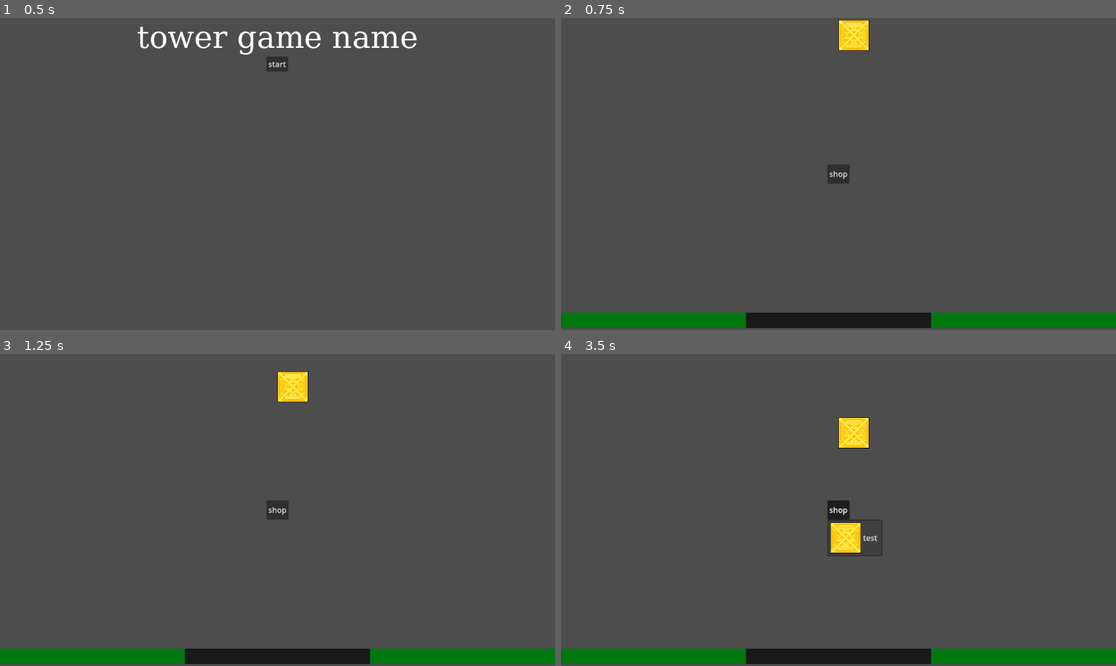
Above: before the commit, frames 1-4 (two rows, left to right).
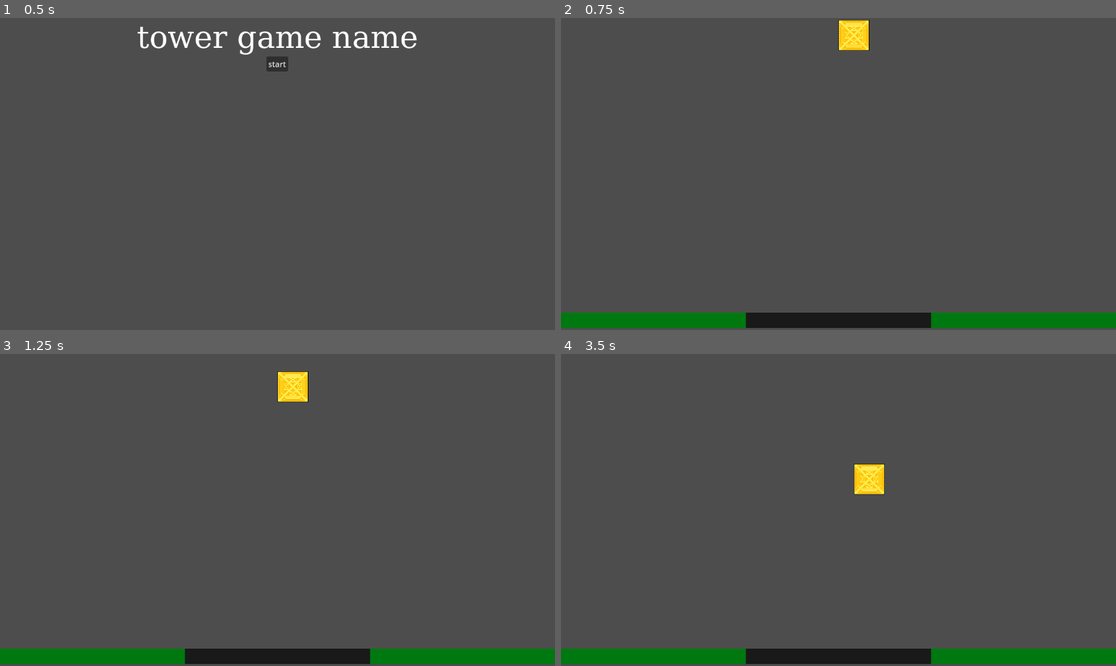
Above: after the commit, the same moments.

Repository: ender-titan1/GWJ-73
Game: Godot game, scene res://scenes/Menu_ui.tscn
The game is run twice, just before and just after one commit, with the same random seed, the same clock (stepped at 60 frames per second) and the same inputs. The engine's default icon, where the game draws it, is replaced by a stand-in: a white triangle on a blue panel in a dark square.
Inputs (mouse positions are in pixels of both pictures, inside the frame that each line leads up to):
- Up to frame 1 (0.5 s): no input
- Up to frame 2 (0.75 s): click "start" at 0.5 s
- Up to frame 3 (1.25 s): no input
- Up to frame 4 (3.5 s): click (838, 510) at 1.25 s, where only the run before the commit has a clickable "shop"; move the mouse to (960, 494) at 2.02 s; hold D (shift_right) 2.03-2.78 s; tap Enter at 2.75 s; move the mouse to (727, 525) at 2.77 s; hold Space (shift_down) from 2.78 s (still down)

Frame 1 is identical in both runs. In frame 2, 0.2% of the frame differs, in the area x 48-52%, y 46-54%; in frame 3, 0.2%; in frame 4, 2.0%, in the area x 48-59%, y 20-65%.

Commit message:
Revert "semi finished game shop"
This reverts commit f334d5c0169519713ba1c7c4f6ff72da589ea765.

Diff:
--- a/scenes/Start.tscn
+++ b/scenes/Start.tscn
@@ -1,10 +1,9 @@
-[gd_scene load_steps=6 format=3 uid="uid://djwihrxn5l817"]
+[gd_scene load_steps=5 format=3 uid="uid://djwihrxn5l817"]
 
 [ext_resource type="Script" path="res://src/start.gd" id="1_23hn0"]
 [ext_resource type="TileSet" uid="uid://f3h1x1j8xhtp" path="res://resources/main_tileset.tres" id="2_24psf"]
 [ext_resource type="PackedScene" uid="uid://dvs6cthqc6h52" path="res://scenes/Block.tscn" id="2_ffa6c"]
 [ext_resource type="Texture2D" uid="uid://cmcrit7gifwi3" path="res://resources/placeholder_square.tres" id="3_oc4t0"]
-[ext_resource type="PackedScene" uid="uid://de7xoedyb5jdo" path="res://scenes/game_shop.tscn" id="5_mp7af"]
 
 [node name="Start" type="Node2D" node_paths=PackedStringArray("grid")]
 script = ExtResource("1_23hn0")
@@ -26,6 +25,4 @@
 [node name="BlockFallTimier" type="Timer" parent="."]
 wait_time = 0.6
 
-[node name="GameShop" parent="." instance=ExtResource("5_mp7af")]
-
 [connection signal="timeout" from="BlockFallTimier" to="." method="on_timer_timeout"]
--- a/scenes/game_shop.tscn
+++ b/scenes/game_shop.tscn
@@ -1,6 +1,4 @@
-[gd_scene load_steps=2 format=3 uid="uid://de7xoedyb5jdo"]
-
-[ext_resource type="Script" path="res://src/shop_open.gd" id="1_bkdbf"]
+[gd_scene format=3 uid="uid://de7xoedyb5jdo"]
 
 [node name="GameShop" type="Control"]
 layout_mode = 3
@@ -31,8 +29,6 @@
 grow_horizontal = 2
 grow_vertical = 2
 
-[node name="MenuButton" type="MenuButton" parent="VBoxContainer/ColorRect/HBoxContainer"]
+[node name="Button" type="Button" parent="VBoxContainer/ColorRect/HBoxContainer"]
 layout_mode = 2
 text = "shop"
-flat = false
-script = ExtResource("1_bkdbf")
--- a/scenes/tower block.tscn
+++ b/scenes/tower block.tscn
@@ -12,11 +12,3 @@
 script = ExtResource("3_671p2")
 
 [node name="Position" type="Node2D" parent="."]
-
-[node name="Label" type="Label" parent="."]
-offset_left = -19.0
-offset_top = -39.0
-offset_right = 21.0
-offset_bottom = -16.0
-text = "10"
-horizontal_alignment = 1
--- a/scenes/tower block_spawn.gd
+++ b/scenes/tower block_spawn.gd
@@ -1,20 +1,17 @@
 class_name tower_block extends Node2D
 
 @export var block_type: int = 0
-@export var block_cost: int = 0
 
 @onready var image_type: Sprite2D = $image
 @onready var block_pos: Node2D = $Position
-@onready var cost: Label = $Label
 
 var click = 0
 
 func _ready():
-	set_block_type(block_type, block_cost)
+	set_block_type(block_type)
 
-func set_block_type(_type: int, _cost: int):
+func set_block_type(_type: int):
 	image_type.set_image(_type)
-	cost.set_text(str(_cost))
 
 func _process(delta):
 	if click == 1:
--- a/src/shop_open.gd
+++ /dev/null
@@ -1,16 +0,0 @@
-extends MenuButton
-
-var Shop_menu: PopupMenu = self.get_popup()
-var Icon_1 = preload("res://icon.svg")
-var Icon_2 = preload("res://imports/sentury 2.0.png")
-
-var rng = RandomNumberGenerator.new()
-
-@export var type: int = 0
-
-func _ready():
-	type = rng.randi_range(1,2)
-	if type == 1:
-		Shop_menu.add_icon_item(Icon_1,"hello")
-	elif type == 2:
-		Shop_menu.add_icon_item(Icon_2,"test")
Not shown, changed: imports/.DS_Store
